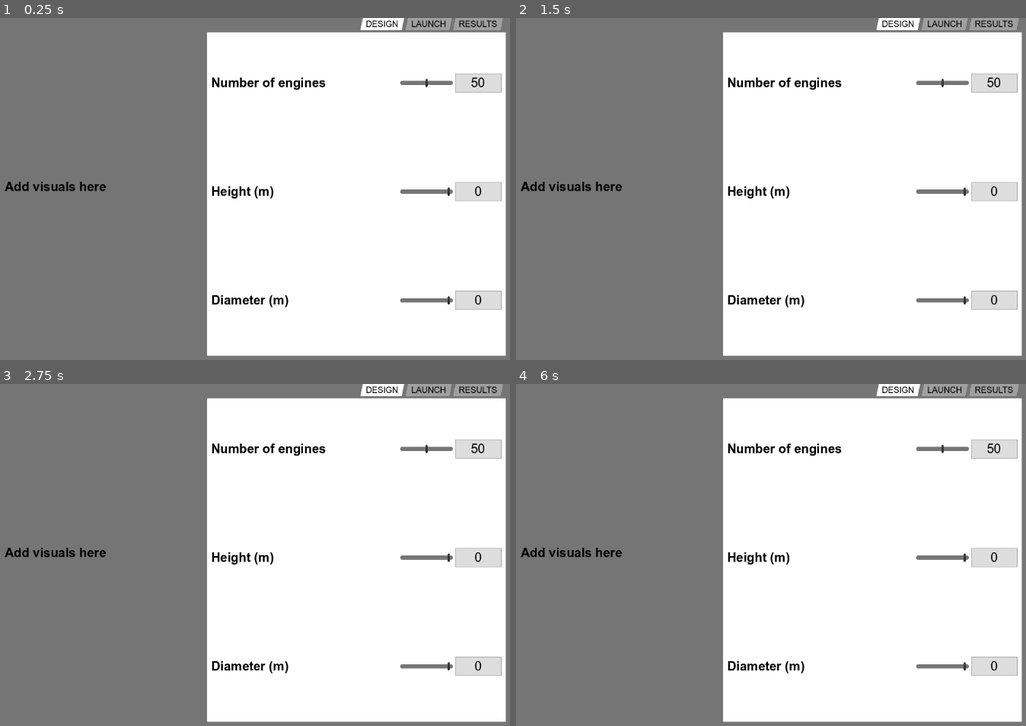
Above: before the commit, frames 1-4 (two rows, left to right).
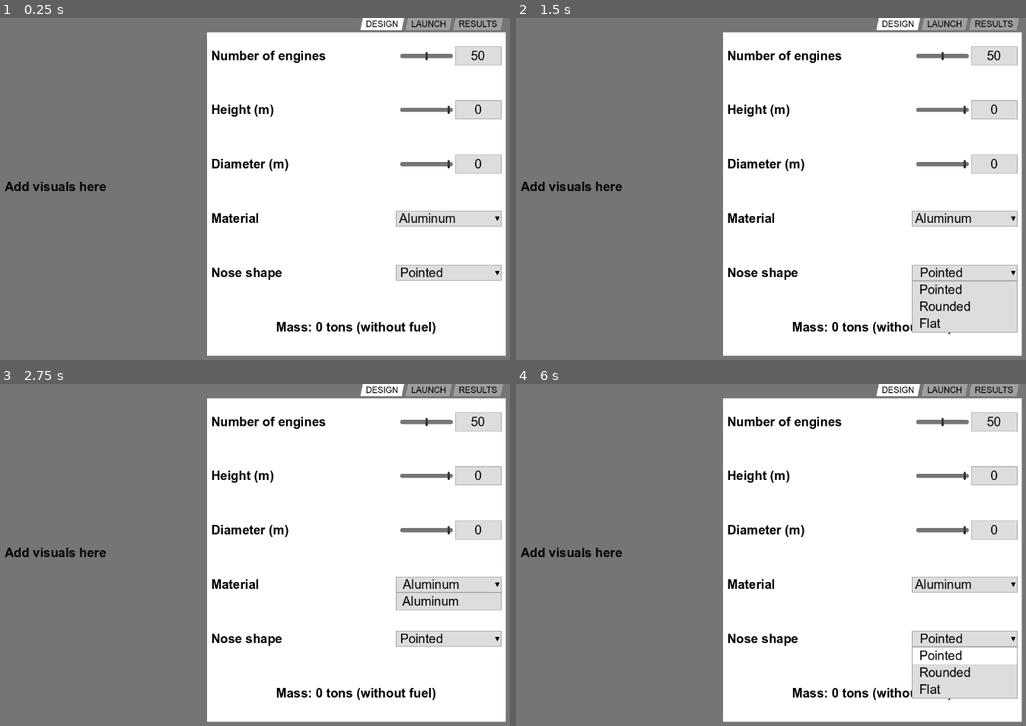
Above: after the commit, the same moments.

Repository: eweisenberg/RocketGizmo
Game: Godot game, scene res://main.tscn
Two runs of this game, one before a commit and one after it. Both use one fixed random seed, a clock stepped at 60 frames per second and the inputs below.
Inputs (mouse positions are in pixels of both pictures, inside the frame that each line leads up to):
- Up to frame 1 (0.25 s): no input
- Up to frame 2 (1.5 s): click (964, 219) at 0.5 s, where only the run after the commit has a clickable "Aluminum"; click (964, 274) at 1.25 s, where only the run after the commit has a clickable "Pointed"
- Up to frame 3 (2.75 s): click (448, 585) at 2 s, where only the run after the commit has a clickable "Aluminum"
- Up to frame 4 (6 s): click (964, 640) at 2.75 s, where only the run after the commit has a clickable "Pointed"; click (964, 585) at 3.5 s, where only the run after the commit has a clickable "Aluminum"; click (964, 640) at 4.25 s, where only the run after the commit has a clickable "Pointed"; tap Enter at 5 s; tap Space at 5.75 s

The runs differ from the first frame. In frame 1, 8.4% of the frame differs, in the area x 41-99%, y 8-93%; in frame 2, 10%; in frame 3, 9.4%; in frame 4, 9.8%.

Commit message:
Added drop down and mass label

Diff:
--- a/Rocket Gizmo/main.tscn
+++ b/Rocket Gizmo/main.tscn
@@ -1,7 +1,9 @@
-[gd_scene load_steps=3 format=3 uid="uid://c7mu7ptklptdy"]
+[gd_scene load_steps=5 format=3 uid="uid://c7mu7ptklptdy"]
 
 [ext_resource type="PackedScene" uid="uid://dd5u4u5skqu14" path="res://ui/slider.tscn" id="1_ephah"]
 [ext_resource type="Theme" uid="uid://hrh7luenxm4q" path="res://ui/ui_theme.tres" id="1_tphsw"]
+[ext_resource type="PackedScene" uid="uid://dq0tyxm2mjm2c" path="res://ui/dropdown.tscn" id="3_5q1b1"]
+[ext_resource type="PackedScene" uid="uid://b3s3b4oc57130" path="res://ui/masslabel.tscn" id="4_6ndst"]
 
 [node name="Main" type="Control"]
 layout_mode = 3
@@ -71,10 +73,54 @@
 layout_mode = 2
 text = "Diameter (m)"
 
+[node name="DropDownMaterial" parent="MarginContainer/HBoxContainer/TabContainer/DESIGN/VBoxContainer" instance=ExtResource("3_5q1b1")]
+layout_mode = 2
+text = "Material"
+items_comma_separated = "Aluminum"
+
+[node name="DropDownNoseShape" parent="MarginContainer/HBoxContainer/TabContainer/DESIGN/VBoxContainer" instance=ExtResource("3_5q1b1")]
+layout_mode = 2
+text = "Nose shape"
+items_comma_separated = "Pointed, Rounded, Flat"
+
+[node name="MassLabel" parent="MarginContainer/HBoxContainer/TabContainer/DESIGN/VBoxContainer" instance=ExtResource("4_6ndst")]
+layout_mode = 2
+
 [node name="LAUNCH" type="TabBar" parent="MarginContainer/HBoxContainer/TabContainer"]
 visible = false
 layout_mode = 2
 
+[node name="VBoxContainer" type="VBoxContainer" parent="MarginContainer/HBoxContainer/TabContainer/LAUNCH"]
+layout_mode = 1
+anchors_preset = 15
+anchor_right = 1.0
+anchor_bottom = 1.0
+grow_horizontal = 2
+grow_vertical = 2
+
+[node name="SliderFuelAmount" parent="MarginContainer/HBoxContainer/TabContainer/LAUNCH/VBoxContainer" instance=ExtResource("1_ephah")]
+layout_mode = 2
+text = "Fuel Amount (t)"
+
+[node name="DropDownFuelType" parent="MarginContainer/HBoxContainer/TabContainer/LAUNCH/VBoxContainer" instance=ExtResource("3_5q1b1")]
+layout_mode = 2
+text = "Fuel Type"
+items_comma_separated = "Liquid Hydrogen"
+
+[node name="DropDownLaunch" parent="MarginContainer/HBoxContainer/TabContainer/LAUNCH/VBoxContainer" instance=ExtResource("3_5q1b1")]
+layout_mode = 2
+text = "Launch Location"
+items_comma_separated = "Earth, Int. Space Station, Moon, Mars"
+
+[node name="DropDownGoal" parent="MarginContainer/HBoxContainer/TabContainer/LAUNCH/VBoxContainer" instance=ExtResource("3_5q1b1")]
+layout_mode = 2
+text = "Goal Destination"
+items_comma_separated = "Earth, Int. Space Station, Moon, Mars"
+
+[node name="MassLabel" parent="MarginContainer/HBoxContainer/TabContainer/LAUNCH/VBoxContainer" instance=ExtResource("4_6ndst")]
+layout_mode = 2
+with_fuel = true
+
 [node name="RESULTS" type="TabBar" parent="MarginContainer/HBoxContainer/TabContainer"]
 visible = false
 layout_mode = 2
--- /dev/null
+++ b/Rocket Gizmo/masslabel.gd
@@ -0,0 +1,19 @@
+extends MarginContainer
+
+@export var with_fuel: bool
+
+@onready var label: Label = $Label
+
+func _ready() -> void:
+	update_label(0)
+
+func update_label(mass: int) -> void:
+	var text: String = "Mass: "
+	text += str(mass)
+	text += " tons ("
+	if with_fuel:
+		text += "with"
+	else:
+		text += "without"
+	text += " fuel)"
+	label.text = text
--- /dev/null
+++ b/Rocket Gizmo/ui/dropdown.gd
@@ -0,0 +1,13 @@
+extends MarginContainer
+
+@export var text: String
+@export var items_comma_separated: String
+
+@onready var label: Label = $Label
+@onready var dropdown: OptionButton = $OptionButton
+
+func _ready() -> void:
+	label.text = text
+	var items_arr: Array = items_comma_separated.split(", ")
+	for item in items_arr:
+		dropdown.add_item(" " + item)
--- /dev/null
+++ b/Rocket Gizmo/ui/dropdown.tscn
@@ -0,0 +1,26 @@
+[gd_scene load_steps=2 format=3 uid="uid://dq0tyxm2mjm2c"]
+
+[ext_resource type="Script" path="res://ui/dropdown.gd" id="1_o8nf1"]
+
+[node name="DropDown" type="MarginContainer"]
+anchors_preset = 14
+anchor_top = 0.5
+anchor_right = 1.0
+anchor_bottom = 0.5
+grow_horizontal = 2
+grow_vertical = 2
+size_flags_vertical = 3
+script = ExtResource("1_o8nf1")
+
+[node name="Label" type="Label" parent="."]
+layout_mode = 2
+text = "Label"
+
+[node name="OptionButton" type="OptionButton" parent="."]
+custom_minimum_size = Vector2(200, 0)
+layout_mode = 2
+size_flags_horizontal = 8
+size_flags_vertical = 4
+selected = 0
+fit_to_longest_item = false
+allow_reselect = true
--- /dev/null
+++ b/Rocket Gizmo/ui/masslabel.tscn
@@ -0,0 +1,18 @@
+[gd_scene load_steps=2 format=3 uid="uid://b3s3b4oc57130"]
+
+[ext_resource type="Script" path="res://masslabel.gd" id="1_tic71"]
+
+[node name="MassLabel" type="MarginContainer"]
+anchors_preset = 14
+anchor_top = 0.5
+anchor_right = 1.0
+anchor_bottom = 0.5
+grow_horizontal = 2
+grow_vertical = 2
+size_flags_vertical = 3
+script = ExtResource("1_tic71")
+
+[node name="Label" type="Label" parent="."]
+layout_mode = 2
+text = "Label"
+horizontal_alignment = 1
--- a/Rocket Gizmo/ui/slider.gd
+++ b/Rocket Gizmo/ui/slider.gd
@@ -1,4 +1,3 @@
-class_name GizmoSlider
 extends MarginContainer
 
 # Instance variables for slider
--- a/Rocket Gizmo/ui/ui_theme.tres
+++ b/Rocket Gizmo/ui/ui_theme.tres
@@ -1,8 +1,9 @@
-[gd_resource type="Theme" load_steps=11 format=3 uid="uid://hrh7luenxm4q"]
+[gd_resource type="Theme" load_steps=17 format=3 uid="uid://hrh7luenxm4q"]
 
 [ext_resource type="FontFile" uid="uid://dnryf1ihahifu" path="res://ui/ARIALBD.TTF" id="1_wc3x1"]
 [ext_resource type="Texture2D" uid="uid://bg81typ3j0vi3" path="res://ui/slider_grabber.png" id="1_xmaos"]
 [ext_resource type="FontFile" uid="uid://cbo5x2q8crrnk" path="res://ui/ARIAL.TTF" id="2_5iprw"]
+[ext_resource type="Texture2D" uid="uid://c1jaqgxf2lo6m" path="res://ui/dropdown_arrow.png" id="4_g771g"]
 
 [sub_resource type="StyleBoxFlat" id="StyleBoxFlat_7ac0a"]
 bg_color = Color(0.458824, 0.458824, 0.458824, 1)
@@ -18,6 +19,29 @@
 border_width_right = 1
 border_width_bottom = 1
 border_color = Color(0.635294, 0.635294, 0.635294, 1)
+
+[sub_resource type="StyleBoxFlat" id="StyleBoxFlat_lt1rl"]
+bg_color = Color(0.866667, 0.866667, 0.866667, 1)
+border_width_left = 1
+border_width_top = 1
+border_width_right = 1
+border_width_bottom = 1
+border_color = Color(0.635294, 0.635294, 0.635294, 1)
+
+[sub_resource type="ImageTexture" id="ImageTexture_qcgo0"]
+
+[sub_resource type="ImageTexture" id="ImageTexture_41ebr"]
+
+[sub_resource type="StyleBoxFlat" id="StyleBoxFlat_3jssx"]
+bg_color = Color(1, 1, 1, 1)
+
+[sub_resource type="StyleBoxFlat" id="StyleBoxFlat_eqh3a"]
+bg_color = Color(0.866667, 0.866667, 0.866667, 1)
+border_width_left = 1
+border_width_top = 1
+border_width_right = 1
+border_width_bottom = 1
+border_color = Color(0.643137, 0.643137, 0.643137, 1)
 
 [sub_resource type="StyleBoxFlat" id="StyleBoxFlat_smg0s"]
 bg_color = Color(1, 1, 1, 1)
@@ -63,6 +87,29 @@
 MarginContainer/constants/margin_left = 8
 MarginContainer/constants/margin_right = 8
 MarginContainer/constants/margin_top = 0
+OptionButton/colors/font_color = Color(0, 0, 0, 1)
+OptionButton/colors/font_disabled_color = Color(0, 0, 0, 1)
+OptionButton/colors/font_focus_color = Color(0, 0, 0, 1)
+OptionButton/colors/font_hover_color = Color(0, 0, 0, 1)
+OptionButton/colors/font_hover_pressed_color = Color(0, 0, 0, 1)
+OptionButton/colors/font_outline_color = Color(0, 0, 0, 1)
+OptionButton/colors/font_pressed_color = Color(0, 0, 0, 1)
+OptionButton/font_sizes/font_size = 24
+OptionButton/fonts/font = ExtResource("2_5iprw")
+OptionButton/icons/arrow = ExtResource("4_g771g")
+OptionButton/styles/focus = SubResource("StyleBoxFlat_lt1rl")
+OptionButton/styles/hover = SubResource("StyleBoxFlat_lt1rl")
+OptionButton/styles/normal = SubResource("StyleBoxFlat_lt1rl")
+OptionButton/styles/pressed = null
+PopupMenu/colors/font_color = Color(0, 0, 0, 1)
+PopupMenu/colors/font_hover_color = Color(0, 0, 0, 1)
+PopupMenu/constants/item_start_padding = -14
+PopupMenu/font_sizes/font_size = 24
+PopupMenu/fonts/font = ExtResource("2_5iprw")
+PopupMenu/icons/radio_checked = SubResource("ImageTexture_qcgo0")
+PopupMenu/icons/radio_unchecked = SubResource("ImageTexture_41ebr")
+PopupMenu/styles/hover = SubResource("StyleBoxFlat_3jssx")
+PopupMenu/styles/panel = SubResource("StyleBoxFlat_eqh3a")
 TabContainer/colors/font_hovered_color = Color(0, 0, 0, 1)
 TabContainer/colors/font_outline_color = Color(0, 0, 0, 1)
 TabContainer/colors/font_selected_color = Color(0, 0, 0, 1)
Binary file added: Rocket Gizmo/ui/dropdown_arrow.png
Not shown, added: Rocket Gizmo/ui/dropdown_arrow.png.import
